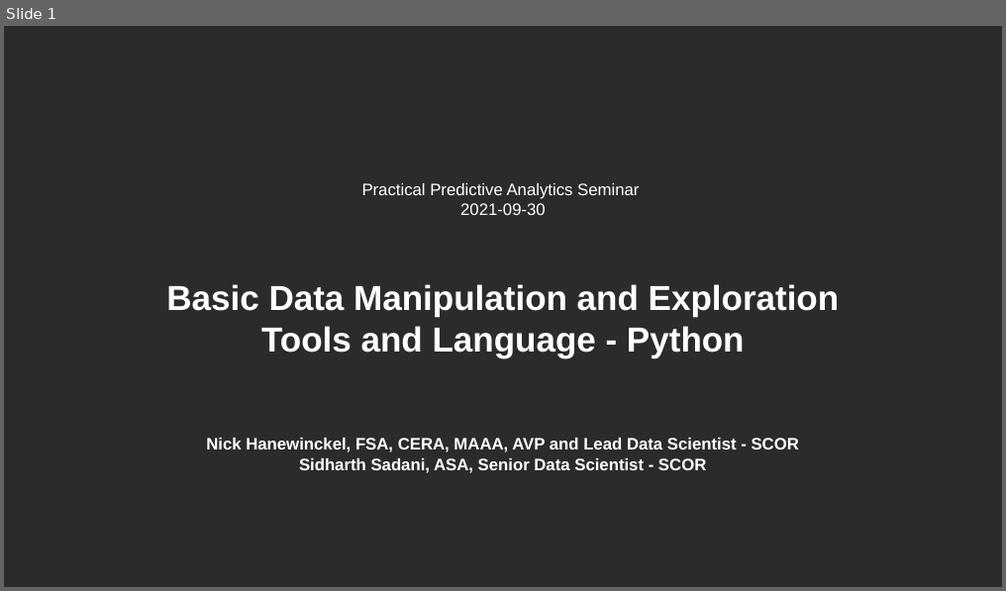
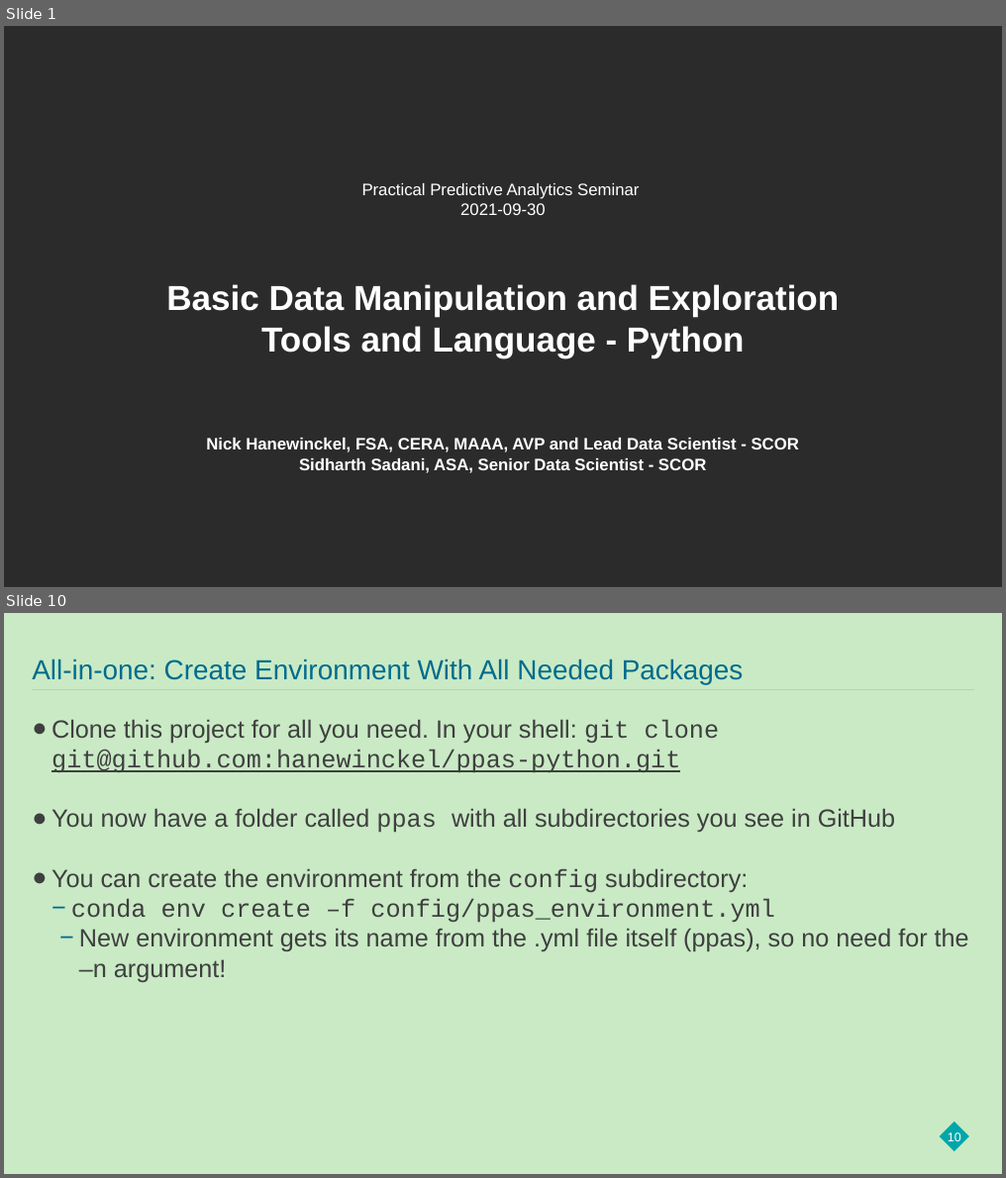
Before and after one commit to hanewinckel/ppas-python, a slide deck: Presentations/PPAS_BasicDataManipulation-Python.pptx. Shown one above the other, each under a label of ours: slide 1 before the commit, slides 1 and 10 after it; the slides between them are not shown. The pictures are 1006x591 and 1006x1178 pixels, drawn with LibreOffice and Linux fonts; fonts in the diff are those of the drawing; background and template pictures are left out; a plain dark background stands for a picture behind light text. Boxes give left, top, right and bottom in pixels: in the first picture for what was removed or moved away, otherwise in the second. Text is boxed around its words. In the diff, an @@ line names an element or a change of style, - is before the commit and + after.

```diff
--- a/Presentations/PPAS_BasicDataManipulation-Python.pptx
+++ b/Presentations/PPAS_BasicDataManipulation-Python.pptx
@@ slide 10 added at [4, 613, 1002, 1174], background #C9EAC5 @@
@@ title added at [32, 659, 744, 684], 26.7 pt, text #006B8D @@
+All-in-one: Create Environment With All Needed Packages
@@ line added from (32, 689) to (974, 689), #C6C6C6 0.5 pt @@
@@ text added at [52, 719, 969, 982], 24 pt, text #3F3F3F @@
+● Clone this project for all you need. In your shell: git clone git@github.com:hanewinckel/ppas-python.git
+● You now have a folder called ppas with all subdirectories you see in GitHub
+● You can create the environment from the config subdirectory:
+  − conda env create –f config/ppas_environment.yml
+    − New environment gets its name from the .yml file itself (ppas), so no need for the –n argument!
@@ rectangle added at [940, 1122, 969, 1152], fill #00A6AA @@
@@ page number added at [947, 1133, 961, 1142], 12 pt, text #FFFFFF @@
+10
```
Also in this commit, not shown: 1 slide changed, 16 other slides added.
